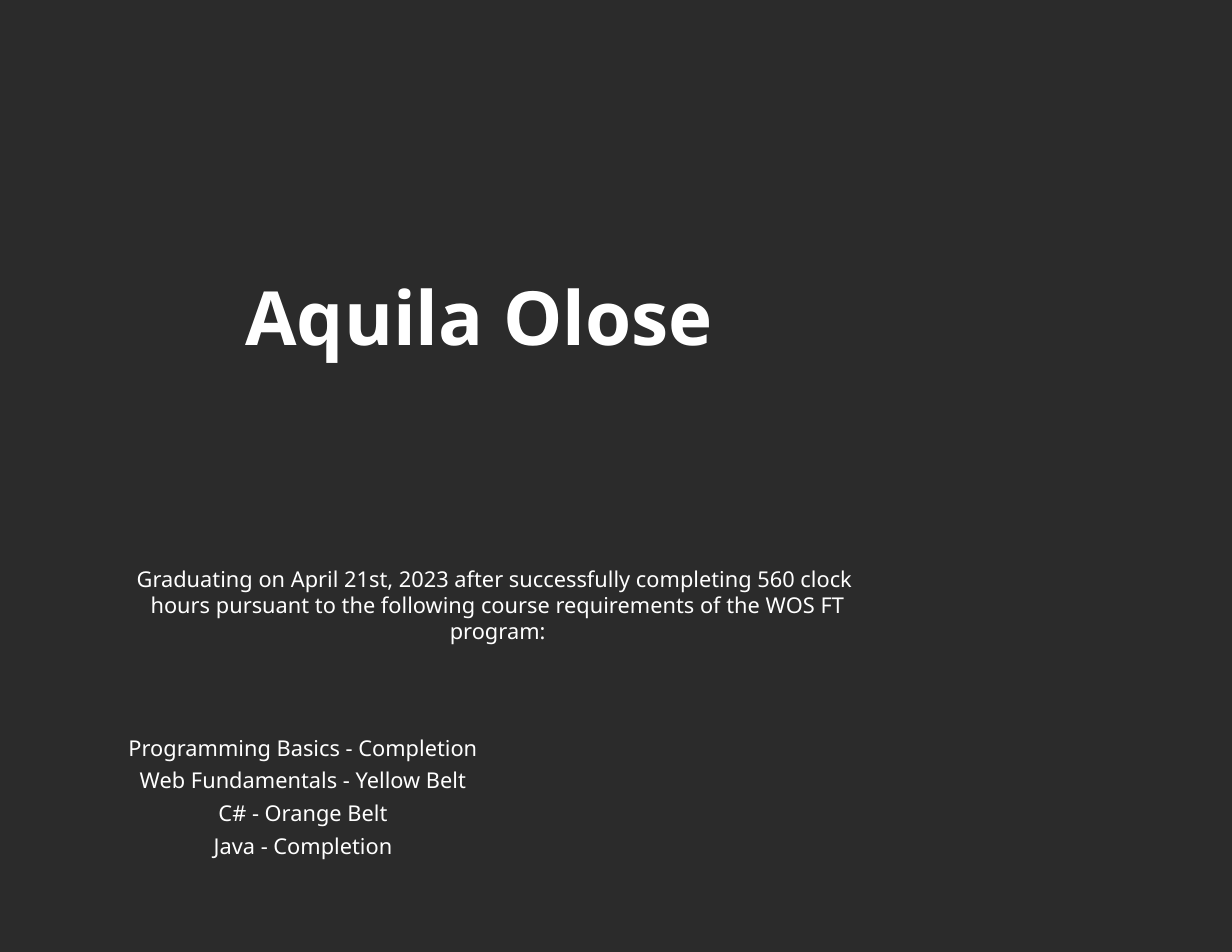
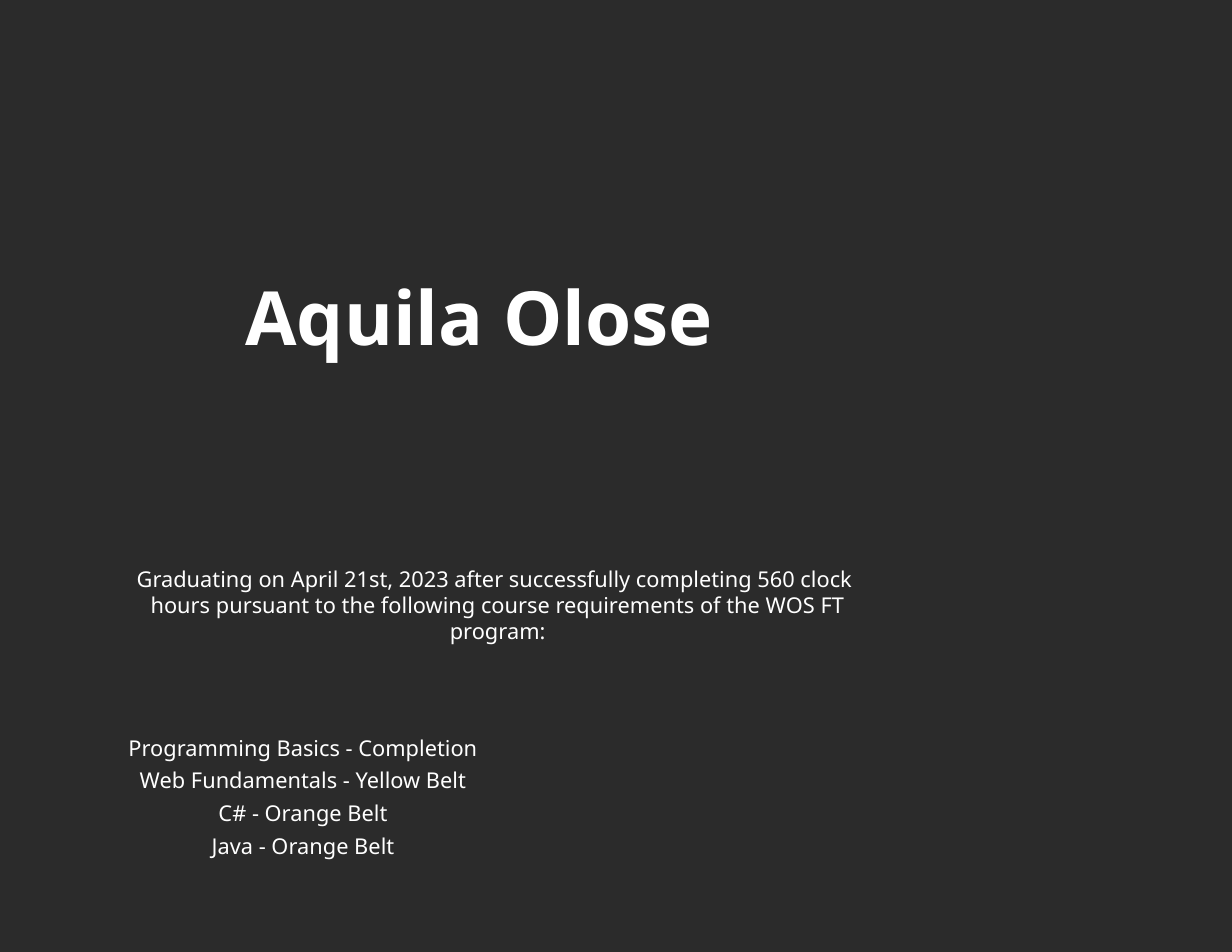
Before and after one commit to partnershipPrograms-instructorMelissa/jan23cohort, a slide deck: slide 21 of Graduation/2023 Graduation.pptx. Drawn at 1232x952 pixels with LibreOffice and Linux fonts; fonts in the diff are those of the drawing; background and template pictures are left out; a plain dark background stands for a picture behind light text. Boxes give left, top, right and bottom in pixels: in the first picture for what was removed or moved away, otherwise in the second. Text is boxed around its words. In the diff, an @@ line names an element or a change of style, - is before the commit and + after.

```diff
--- a/Graduation/2023 Graduation.pptx
+++ b/Graduation/2023 Graduation.pptx
@@ text at [212, 837, 394, 860]: text changed @@
-Java - Completion
+Java - Orange Belt
```
Also in this commit, not shown: 4 other slides changed.
